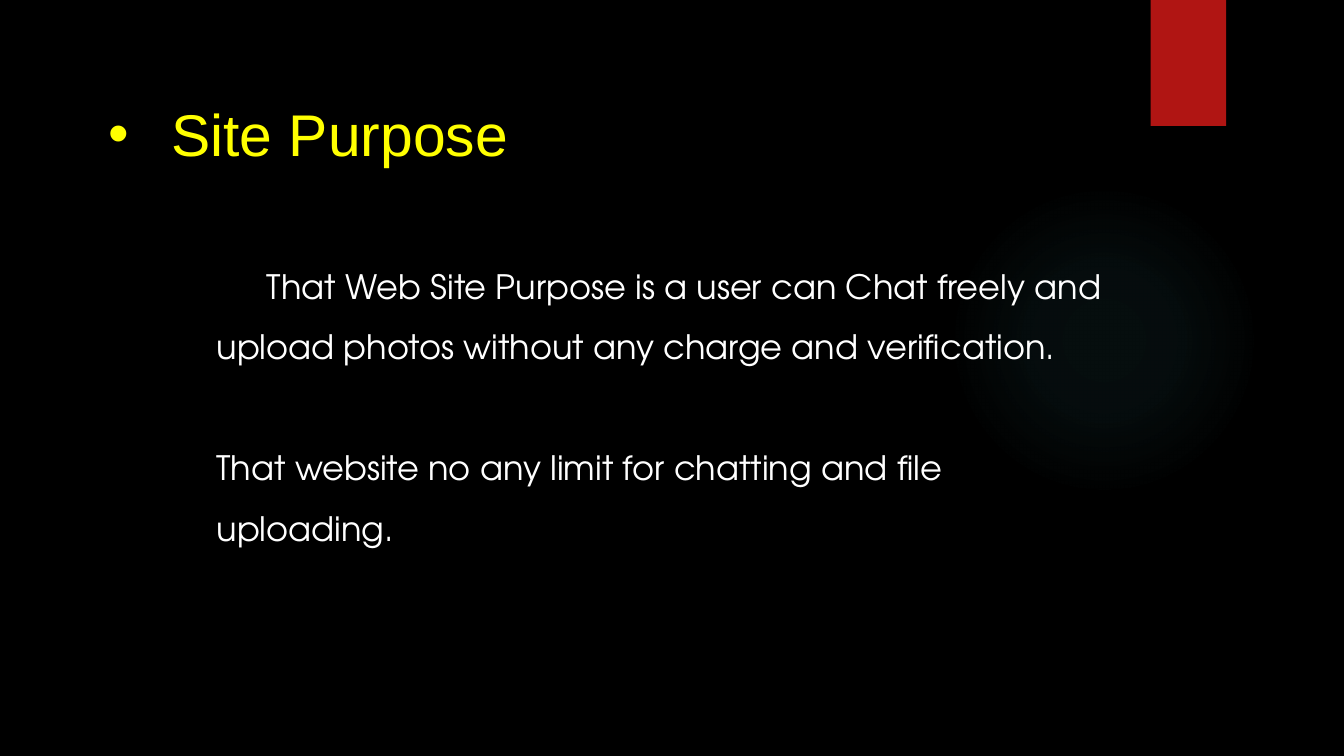
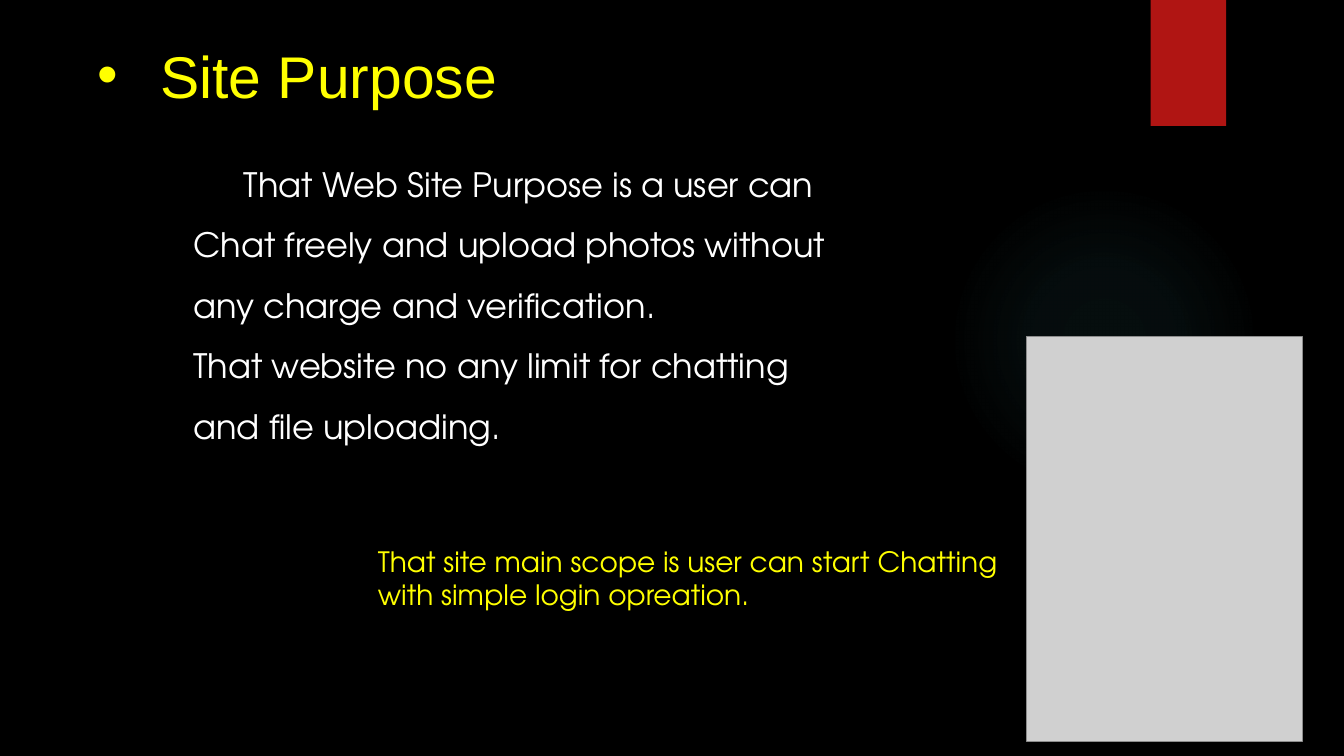
Before and after one commit to HENILCODES/Live_Chat_Flask, a slide deck: slide 5 of Project Live chat.pptx. Drawn at 1344x756 pixels with LibreOffice and Linux fonts; fonts in the diff are those of the drawing; grey boxes stand for pictures; background and template pictures are left out. Boxes give left, top, right and bottom in pixels: in the first picture for what was removed or moved away, otherwise in the second. Text is boxed around its words. In the diff, an @@ line names an element or a change of style, - is before the commit and + after.

```diff
--- a/Project Live chat.pptx
+++ b/Project Live chat.pptx
@@ title "Site Purpose": place and size @@
-title "Site Purpose" at (171, 113, 508, 167)
+title "Site Purpose" at (160, 55, 497, 109)
@@ text "That Web Site Purpose is ..." rewrapped from (217, 273, 1101, 549) to (193, 171, 825, 447) @@
@@ picture added at (1026, 337, 1303, 741) @@
@@ text added at (378, 551, 998, 611), 20 pt, text #FFFF00 @@
+That site main scope is user can start Chatting with simple login opreation.
```
Also in this commit, not shown: 5 other slides changed.
